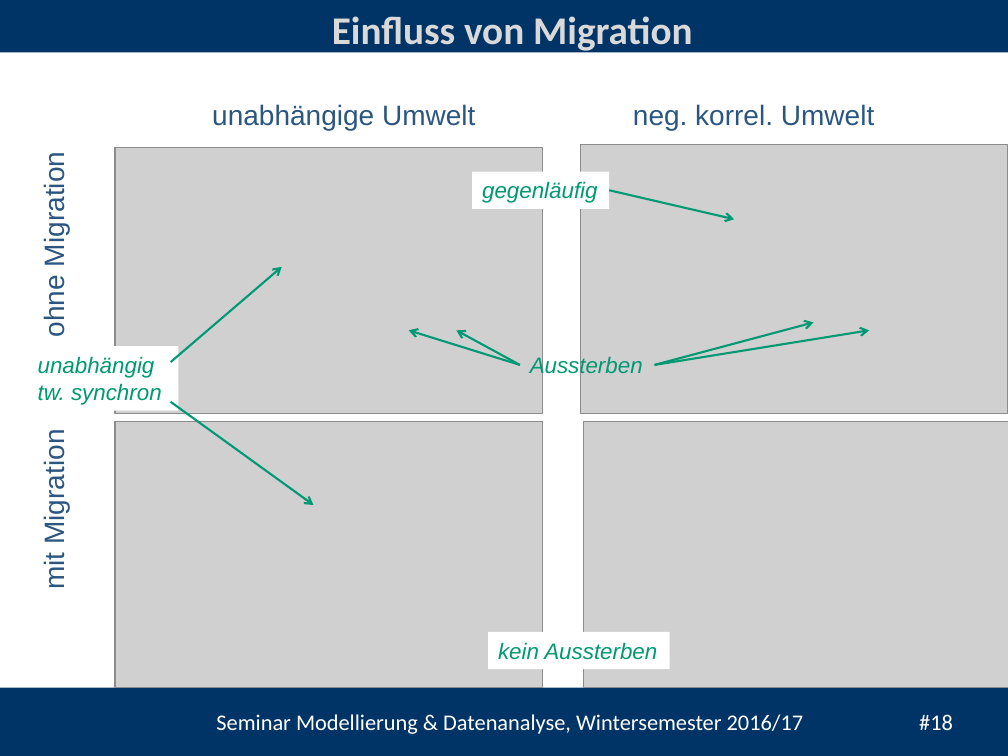
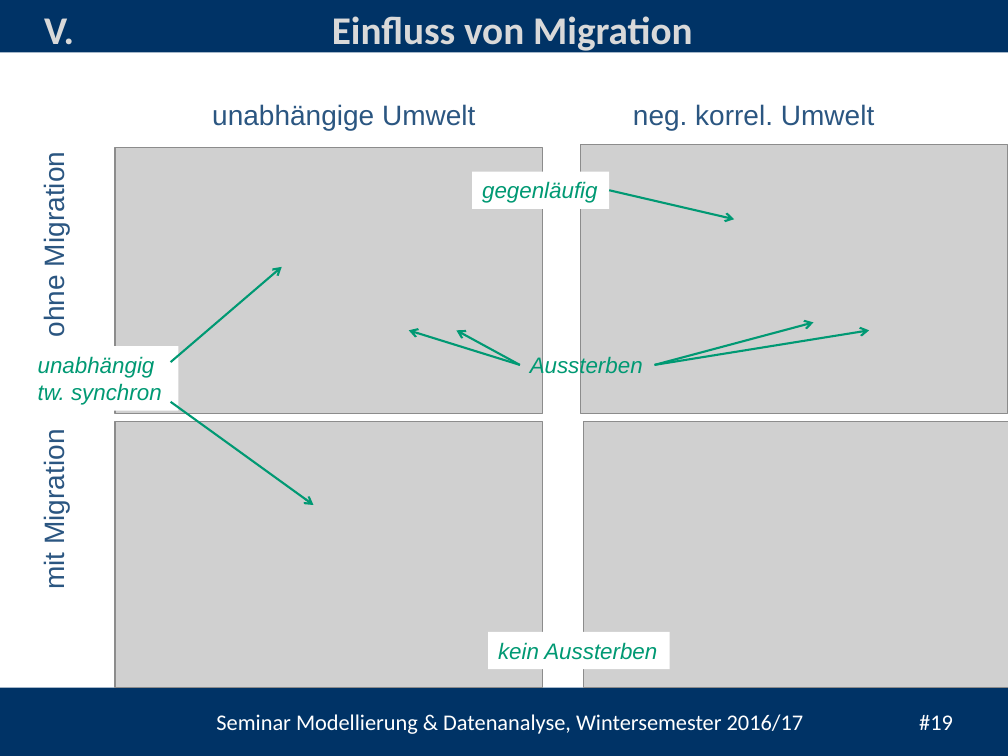
Before and after one commit to heistermann/Einf_Modellierung, a slide deck: slide 19 of Termin_2/Termin_2_Populationsmodelle.pptx (slide 18 before the commit). Drawn at 1008x756 pixels with LibreOffice and Linux fonts; fonts in the diff are those of the drawing; grey boxes stand for pictures; background and template pictures are left out. Boxes give left, top, right and bottom in pixels: in the first picture for what was removed or moved away, otherwise in the second. Text is boxed around its words. In the diff, an @@ line names an element or a change of style, - is before the commit and + after.

```diff
--- a/Termin_2/Termin_2_Populationsmodelle.pptx
+++ b/Termin_2/Termin_2_Populationsmodelle.pptx
@@ text added at bbox=[44, 18, 74, 54], 28 pt, text #D9D9D9, bold @@
+V.
@@ text at bbox=[216, 714, 953, 734]: text changed @@
-Seminar Modellierung & Datenanalyse, Wintersemester 2016/17 #18
+Seminar Modellierung & Datenanalyse, Wintersemester 2016/17 #19
```
Also in this commit, not shown: 12 other slides changed, 1 slide added, 5 other files.
